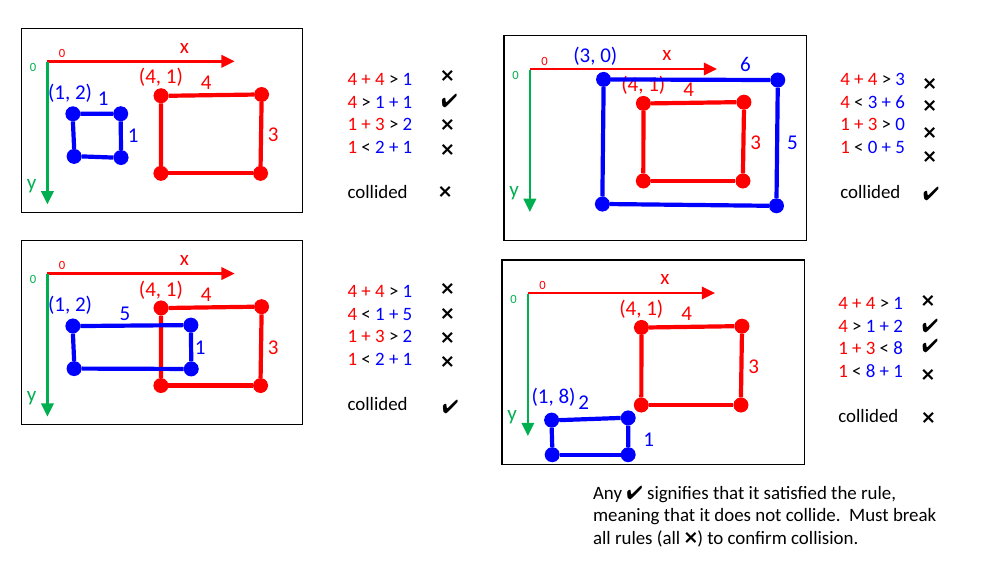
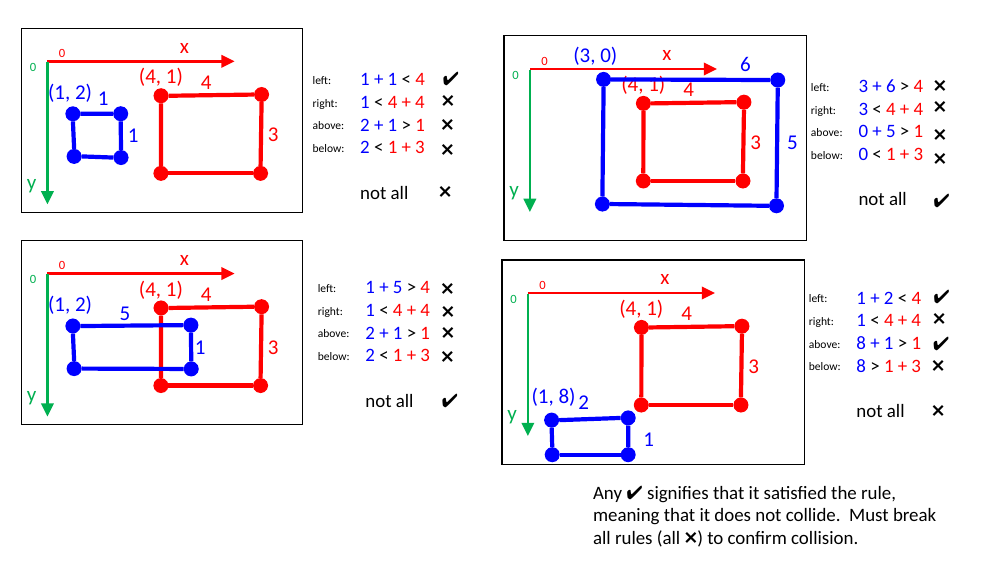
Before and after one commit to levidsmith/collision2d, a slide deck: slide 16 of collision2d.pptx (slide 13 before the commit). Drawn at 1008x567 pixels with LibreOffice and Linux fonts; fonts in the diff are those of the drawing. Boxes give left, top, right and bottom in pixels: in the first picture for what was removed or moved away, otherwise in the second. Text is boxed around its words. In the diff, an @@ line names an element or a change of style, - is before the commit and + after.

```diff
--- a/collision2d.pptx
+++ b/collision2d.pptx
@@ text added at <box>313,76,345,152</box>, 11 pt, text #000000 @@
+left:
+right:
+above:
+below:
@@ text at <box>360,73,425,199</box>: text changed @@
-4 + 4 > 1
-4 > 1 + 1
-1 + 3 > 2
-1 < 2 + 1
-collided
+1 + 1 < 4
+1 < 4 + 4
+2 + 1 > 1
+2 < 1 + 3
+not all
@@ text "❌": place and size @@
-text "❌" at <box>434,60,476,91</box>
+text "❌" at <box>434,85,476,116</box>
@@ text "✔️": place and size @@
-text "✔️" at <box>434,85,485,115</box>
+text "✔️" at <box>436,63,486,93</box>
@@ text added at <box>811,83,843,159</box>, 11 pt, text #000000 @@
+left:
+right:
+above:
+below:
@@ text at <box>856,79,924,417</box>: text changed @@
-4 + 4 > 3
-4 < 3 + 6
-1 + 3 > 0
-1 < 0 + 5
-collided
+3 + 6 > 4
+3 < 4 + 4
+0 + 5 > 1
+0 < 1 + 3
+not all
@@ text "✔️": place and size @@
-text "✔️" at <box>916,178,966,208</box>
+text "✔️" at <box>926,185,977,215</box>
@@ text added at <box>318,284,350,360</box>, 11 pt, text #000000 @@
+left:
+right:
+above:
+below:
@@ text at <box>365,281,430,407</box>: text changed @@
-4 + 4 > 1
-4 < 1 + 5
-1 + 3 > 2
-1 < 2 + 1
-collided
+1 + 5 > 4
+1 < 4 + 4
+2 + 1 > 1
+2 < 1 + 3
+not all
@@ text at <box>593,291,922,544</box>: text changed @@
-4 + 4 > 1
-4 > 1 + 2
-1 + 3 < 8
-1 < 8 + 1
-collided
+1 + 2 < 4
+1 < 4 + 4
+8 + 1 > 1
+8 > 1 + 3
+not all
@@ text added at <box>809,294,841,370</box>, 11 pt, text #000000 @@
+left:
+right:
+above:
+below:
@@ text "✔️": place and size @@
-text "✔️" at <box>915,310,966,340</box>
+text "✔️" at <box>926,281,977,311</box>
@@ 5 texts: place and size @@
-5 texts at <box>915,68,966,360</box>
+5 texts at <box>926,70,976,358</box>
@@ text "❌": place and size @@
-text "❌" at <box>914,285,956,315</box>
+text "❌" at <box>926,303,967,333</box>
@@ text "❌": place and size @@
-text "❌" at <box>914,358,956,389</box>
+text "❌" at <box>925,349,966,380</box>
@@ 3 texts: place and size @@
-3 texts at <box>434,321,485,421</box>
+3 texts at <box>434,317,485,415</box>
@@ text "❌": place and size @@
-text "❌" at <box>915,402,957,432</box>
+text "❌" at <box>925,395,966,425</box>
```
Also in this commit, not shown: 1 other slide changed, 3 slides added, 2 other files.
